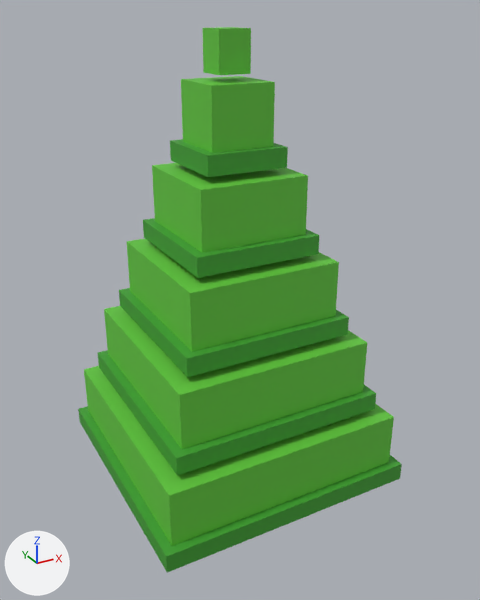
The FBX model StudAssets/Export/Forest/PineTree.fbx, before and after one commit.
The view is the same before and after, from a 50 mm camera at (-9.35, -17.79, 16.71) aimed at (0.32, -0.2, 7.92). The lights are fixed; the arrows at lower left show +X, +Y and +Z. The older version comes first. Where no turn or scale is listed for an object, it has been applied to the vertices. Vertices at exactly the same position are counted once.

The older version as bpy lines, for what is in view:
```python
mat_leafdark = principled_material('LeafDark')
mat_leafdark.base_color = (0.0513, 0.352, 0.0296)  # green #40a030
mat_leafdark.roughness = 0.6
mat_leafgreen = principled_material('LeafGreen')
mat_leafgreen.base_color = (0.122, 0.578, 0.0452)  # green #62c83c
mat_leafgreen.roughness = 0.6
me_pinetree_leafdark = bpy.data.meshes.new('PineTree_LeafDark')
me_pinetree_leafdark.from_pydata(...)  # a box spanning x -4.3..4.3, y -4.3..4.3, z 2.0..2.6; a box spanning x -3.55..3.55, y -3.55..3.55, z 4.6..5.2; a box spanning x -2.8..2.8, y -2.8..2.8, z 7.2..7.8; a box spanning x -2.05..2.05, y -2.05..2.05, z 9.8..10.4; a box spanning x -1.3..1.3, y -1.3..1.3, z 12.4..13.0
me_pinetree_leafdark.materials.append(mat_leafdark)  # green #40a030
me_pinetree_leafgreen = bpy.data.meshes.new('PineTree_LeafGreen')
me_pinetree_leafgreen.from_pydata(...)  # a box spanning x -4.0..4.0, y -4.0..4.0, z 2.0..4.4; a box spanning x -3.25..3.25, y -3.25..3.25, z 4.6..7.0; a box spanning x -2.5..2.5, y -2.5..2.5, z 7.2..9.6; a box spanning x -1.75..1.75, y -1.75..1.75, z 9.8..12.2; a box spanning x -1.0..1.0, y -1.0..1.0, z 12.4..14.8; a box spanning x -0.5..0.5, y -0.5..0.5, z 15.0..16.2
me_pinetree_leafgreen.materials.append(mat_leafgreen)  # green #62c83c
ob_leafdark = bpy.data.objects.new('LeafDark', me_pinetree_leafdark)
ob_leafdark.location = (0.0, 0.0, 0.0)
ob_leafgreen_001 = bpy.data.objects.new('LeafGreen.001', me_pinetree_leafgreen)
ob_leafgreen_001.location = (0.0, 0.0, 0.0)
```
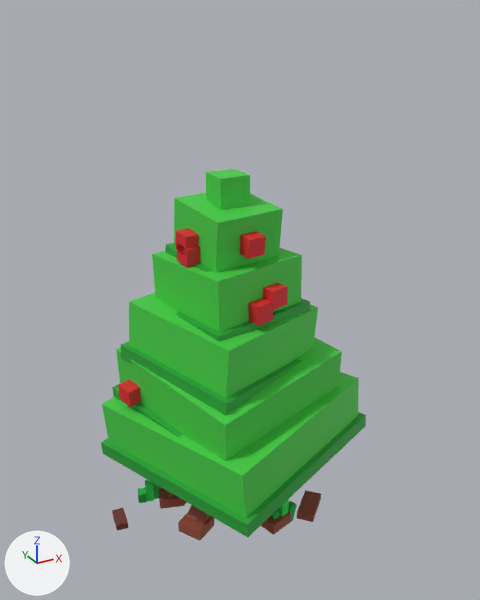
Where the change shows, as pixel boxes (x1, y1, x2, y2) in the pictures (480 x 600 px; the box of a moved part takes in the faces that stretch with it):
'LeafGreen.001', recoloured, reshaped (17% narrower, 33% shorter): before (84, 27, 394, 546); after (102, 169, 359, 518)
'LeafDark', recoloured, reshaped (18% narrower, 32% shorter): before (78, 139, 402, 573); after (101, 243, 366, 537)
'Apple.001', added (mostly hidden): after (118, 228, 288, 407)
'Bark', added (red): after (159, 488, 321, 541)
'GrassDark.004', added: after (138, 483, 297, 521)
'Grass.004', added: after (145, 480, 289, 517)
'BarkDark', added: after (112, 508, 128, 531)
part 1 of me_pinetree_leafdark, moved or reshaped: before (98, 350, 376, 476); after (112, 384, 183, 437)
part 2 of me_pinetree_leafdark, moved or reshaped: before (119, 288, 349, 377); after (121, 342, 302, 416)
part 3 of me_pinetree_leafdark, moved or reshaped (mostly hidden afterwards): before (143, 139, 319, 278); after (166, 243, 310, 342)
part 4 of me_pinetree_leafdark, moved or reshaped: before (78, 406, 402, 573); after (101, 412, 366, 537)
part 5 of me_pinetree_leafgreen, moved or reshaped: before (104, 306, 367, 449); after (116, 337, 342, 461)
part 6 of me_pinetree_leafgreen, moved or reshaped: before (203, 27, 251, 75); after (206, 169, 250, 210)
part 7 of me_pinetree_leafgreen, moved or reshaped: before (84, 76, 394, 546); after (102, 192, 359, 518)

The change, as a diff of the scene's bpy script:
```diff
--- a/StudAssets/Export/Forest/PineTree.fbx.py
+++ b/StudAssets/Export/Forest/PineTree.fbx.py
@@ mat_leafgreen @@
 mat_leafgreen = principled_material('LeafGreen')
-mat_leafgreen.base_color = (0.122, 0.578, 0.0452)  # green #62c83c
+mat_leafgreen.base_color = (0.0612, 0.617, 0.0612)  # green #46ce46
 mat_leafgreen.roughness = 0.6
@@ mat_leafdark @@
 mat_leafdark = principled_material('LeafDark')
-mat_leafdark.base_color = (0.0513, 0.352, 0.0296)  # green #40a030
+mat_leafdark.base_color = (0.0212, 0.371, 0.0395)  # green #28a438
 mat_leafdark.roughness = 0.6
@@ me_pinetree_leafgreen @@
-me_pinetree_leafgreen.from_pydata(...)  # 48 vertices, 36 faces; spans x -4.0..4.0, y -4.0..4.0, z 2.0..16.2
+me_pinetree_leafgreen.from_pydata(...)  # 48 vertices, 36 faces; spans x -4.03..4.35, y -4.14..4.14, z 2.1..12.1
+# me_pinetree_leafgreen part 5: the loose piece of 8 vertices spanning x -3.25..3.25, y -3.25..3.25, z 4.6..7.0 is multiplied about its middle by the matrix ((0.799, -0.224, -0.044), (0.219, 0.797, -0.082), (0.064, 0.068, 0.826)), then moved by (0.0, 0.0, -0.7)
+# me_pinetree_leafgreen part 6: the loose piece of 8 vertices spanning x -0.5..0.5, y -0.5..0.5, z 15.0..16.2 is moved by (0.0, 0.0, -4.1)
+# me_pinetree_leafgreen part 7: 32 of 48 vertices moved; they spanned x -4.0..4.0, y -4.0..4.0, z 2.0..14.8 and now span x -4.03..4.35, y -4.14..4.14, z 2.1..11.3; mean shift (-0.04, 0.0, -1.83); largest move (-1.0, -1.0, 14.8) -> (-1.08, -1.42, 11.09)
 me_pinetree_leafgreen.materials.append(mat_leafgreen)
@@ me_pinetree_leafdark @@
-me_pinetree_leafdark.from_pydata(...)  # 40 vertices, 30 faces; spans x -4.3..4.3, y -4.3..4.3, z 2.0..13.0
-me_pinetree_leafdark.vertices[0].co = (-4.3, -4.3, 2.0)  # pixel (167, 572)
-me_pinetree_leafdark.vertices[1].co = (-4.3, -4.3, 2.6)  # pixel (166, 556)
-me_pinetree_leafdark.vertices[2].co = (-4.3, 4.3, 2.6)  # pixel (78, 408)
-me_pinetree_leafdark.vertices[3].co = (-4.3, 4.3, 2.0)  # pixel (79, 421)
-me_pinetree_leafdark.vertices[4].co = (4.3, -4.3, 2.0)  # pixel (400, 478)
-me_pinetree_leafdark.vertices[5].co = (4.3, 4.3, 2.0)
-me_pinetree_leafdark.vertices[6].co = (4.3, 4.3, 2.6)
-me_pinetree_leafdark.vertices[7].co = (4.3, -4.3, 2.6)  # pixel (401, 464)
+me_pinetree_leafdark.from_pydata(...)  # 40 vertices, 30 faces; spans x -4.18..4.61, y -4.4..4.38, z 1.98..9.73
+# me_pinetree_leafdark part 1: the loose piece of 8 vertices spanning x -3.55..3.55, y -3.55..3.55, z 4.6..5.2 is multiplied about its middle by the matrix ((0.786, -0.22, -0.043), (0.215, 0.784, -0.081), (0.063, 0.066, 0.812)), then moved by (0.04, 0.08, -0.64)
+# me_pinetree_leafdark part 2: the loose piece of 8 vertices spanning x -2.8..2.8, y -2.8..2.8, z 7.2..7.8 is multiplied about its middle by the matrix ((0.806, -0.288, 0.04), (0.289, 0.806, -0.038), (-0.025, 0.049, 0.855)), then moved by (-0.26, 0.04, -1.55)
+# me_pinetree_leafdark part 3: 16 of 40 vertices moved; they spanned x -2.05..2.05, y -2.05..2.05, z 9.8..13.0 and now span x -2.28..2.21, y -2.26..2.22, z 7.33..9.73; mean shift (-0.05, 0.03, -2.9); largest move (1.3, -1.3, 13.0) -> (1.51, -1.15, 9.48)
+# me_pinetree_leafdark part 4
+me_pinetree_leafdark.vertices[0].co = (-1.72, -4.4, 2.2)  # pixel (247, 537)
+me_pinetree_leafdark.vertices[1].co = (-1.76, -4.39, 2.7)  # pixel (246, 524)
+me_pinetree_leafdark.vertices[2].co = (-4.18, 1.96, 2.48)  # pixel (100, 442)
+me_pinetree_leafdark.vertices[3].co = (-4.14, 1.95, 1.98)  # pixel (102, 453)
+me_pinetree_leafdark.vertices[4].co = (4.61, -1.97, 2.63)  # pixel (365, 426)
+me_pinetree_leafdark.vertices[5].co = (2.2, 4.38, 2.4)
+me_pinetree_leafdark.vertices[6].co = (2.16, 4.38, 2.9)
+me_pinetree_leafdark.vertices[7].co = (4.58, -1.97, 3.13)  # pixel (365, 414)
 me_pinetree_leafdark.materials.append(mat_leafdark)
@@ ob_bark @@
+ob_bark = bpy.data.objects.new('Bark', me_pinetree_bark)  # 104 vertices, 78 faces; spans x -2.65..3.43, y -2.82..2.66, z -0.09..3.0; in mat_bark (red #964a38)
+ob_bark.location = (0.0, 0.0, 0.0)
@@ ob_barkdark @@
+ob_barkdark = bpy.data.objects.new('BarkDark', me_pinetree_barkdark)  # 24 vertices, 18 faces; spans x -4.4..3.66, y -0.53..4.0, z 0.0..0.24; in mat_barkdark (dark red #70342c)
+ob_barkdark.location = (0.0, 0.0, 0.0)
@@ ob_grass_004 @@
+ob_grass_004 = bpy.data.objects.new('Grass.004', me_pinetree_grass)  # 24 vertices, 18 faces; spans x -2.96..1.07, y -2.44..2.43, z 0.0..0.99; in mat_grass (green #24de50)
+ob_grass_004.location = (0.0, 0.0, 0.0)
@@ ob_grassdark_004 @@
+ob_grassdark_004 = bpy.data.objects.new('GrassDark.004', me_pinetree_grassdark)  # 48 vertices, 36 faces; spans x -3.27..1.45, y -2.45..2.49, z -0.03..0.72; in mat_grassdark (green #16b03e)
+ob_grassdark_004.location = (0.0, 0.0, 0.0)
@@ ob_apple_001 @@
+ob_apple_001 = bpy.data.objects.new('Apple.001', me_pinetree_apple)  # 120 vertices, 90 faces; spans x -3.6..3.23, y -2.23..3.41, z 2.91..10.57; in mat_apple (red #de222c)
+ob_apple_001.location = (0.0, 0.0, 0.0)
```
